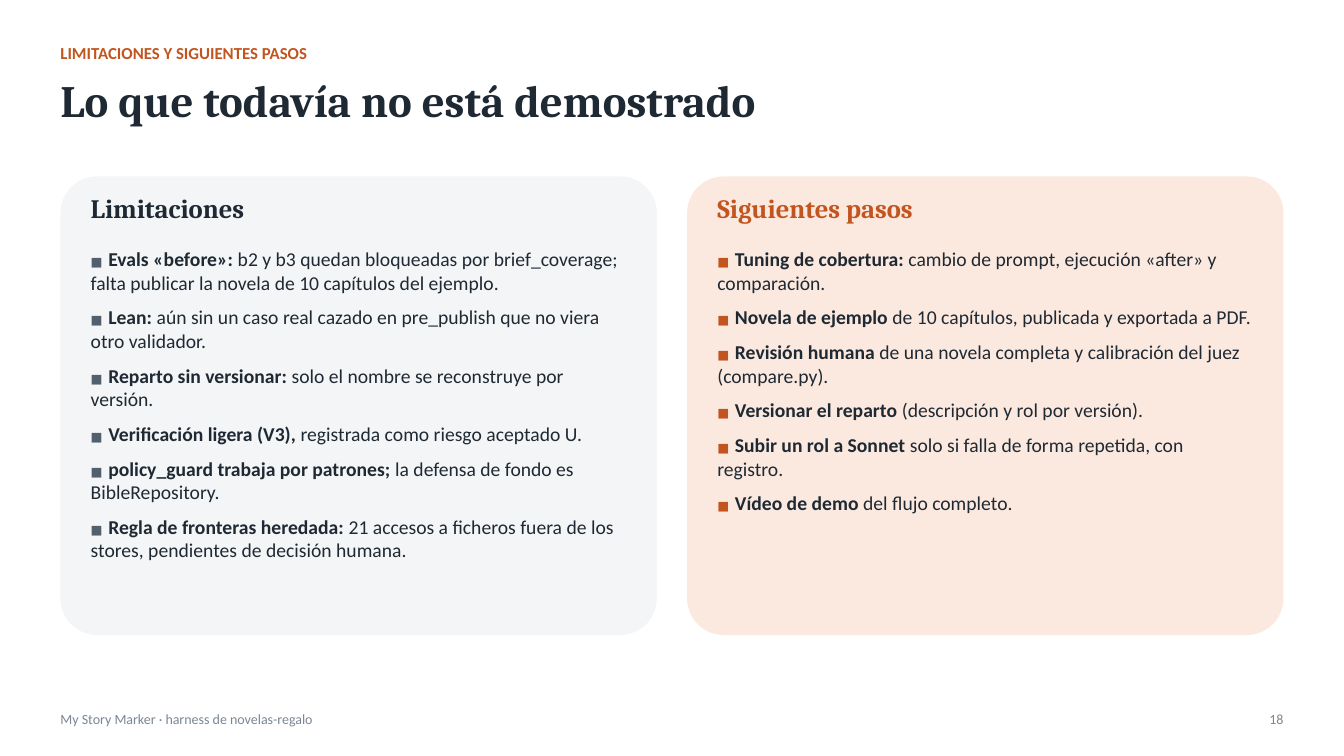
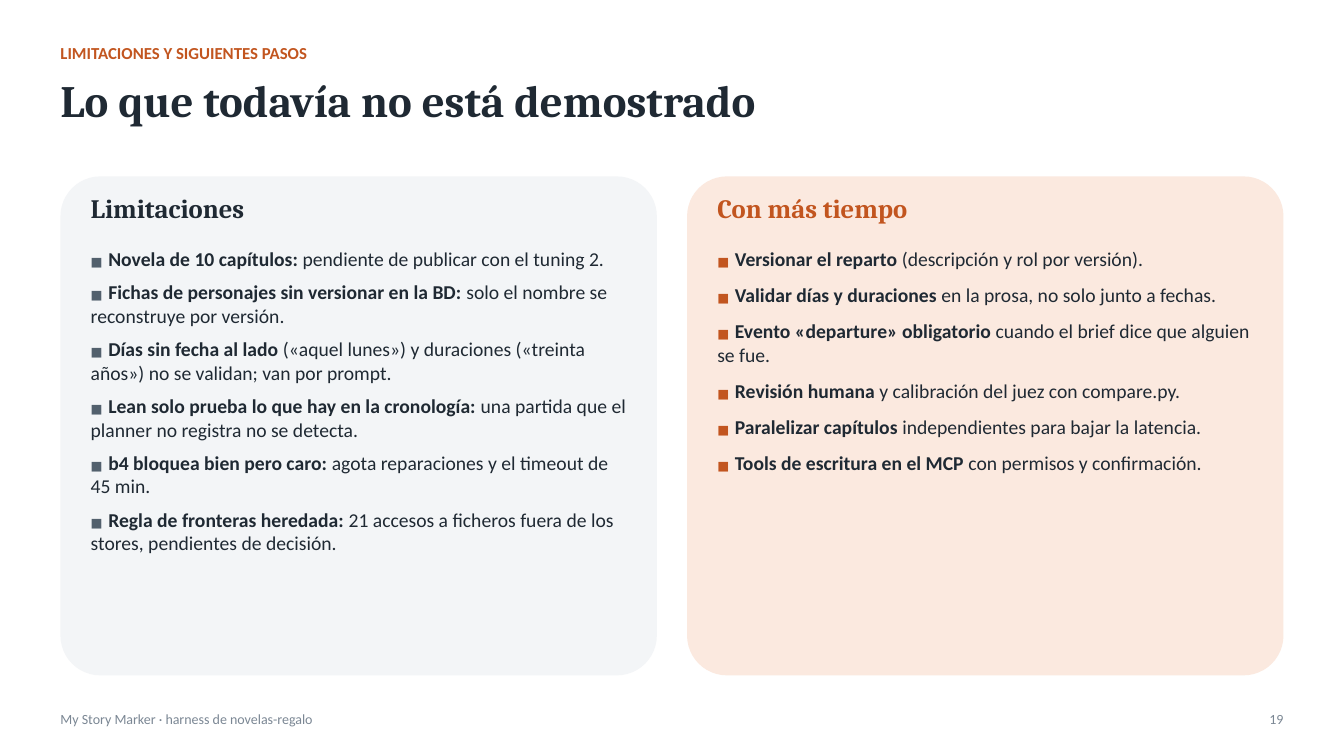
Before and after one commit to ignacio-hurtado-qaracter/My-Story-Marker, a slide deck: slide 19 of presentacion/presentacion.pptx (slide 18 before the commit). Drawn at 1344x756 pixels with LibreOffice and Linux fonts; fonts in the diff are those of the drawing. Boxes give left, top, right and bottom in pixels: in the first picture for what was removed or moved away, otherwise in the second. Text is boxed around its words. In the diff, an @@ line names an element or a change of style, - is before the commit and + after.

```diff
--- a/presentacion/presentacion.pptx
+++ b/presentacion/presentacion.pptx
@@ rounded rectangle resized from (x1=60, y1=176, x2=657, y2=635) to (x1=60, y1=176, x2=657, y2=676) @@
@@ rounded rectangle resized from (x1=688, y1=176, x2=1285, y2=635) to (x1=688, y1=176, x2=1285, y2=676) @@
@@ text at (x1=717, y1=199, x2=907, y2=224): text changed @@
-Siguientes pasos
+Con más tiempo
@@ text at (x1=91, y1=252, x2=626, y2=553): text changed @@
-■ Evals «before»: b2 y b3 quedan bloqueadas por brief_coverage; falta publicar la novela de 10 capítulos del ejemplo.
-■ Lean: aún sin un caso real cazado en pre_publish que no viera otro validador.
-■ Reparto sin versionar: solo el nombre se reconstruye por versión.
-■ Verificación ligera (V3), registrada como riesgo aceptado U.
-■ policy_guard trabaja por patrones; la defensa de fondo es BibleRepository.
-■ Regla de fronteras heredada: 21 accesos a ficheros fuera de los stores, pendientes de decisión humana.
+■ Novela de 10 capítulos: pendiente de publicar con el tuning 2.
+■ Fichas de personajes sin versionar en la BD: solo el nombre se reconstruye por versión.
+■ Días sin fecha al lado («aquel lunes») y duraciones («treinta años») no se validan; van por prompt.
+■ Lean solo prueba lo que hay en la cronología: una partida que el planner no registra no se detecta.
+■ b4 bloquea bien pero caro: agota reparaciones y el timeout de 45 min.
+■ Regla de fronteras heredada: 21 accesos a ficheros fuera de los stores, pendientes de decisión.
@@ text at (x1=717, y1=252, x2=1250, y2=386): paragraphs removed @@
-■ Tuning de cobertura: cambio de prompt, ejecución «after» y comparación.
-■ Novela de ejemplo de 10 capítulos, publicada y exportada a PDF.
-■ Revisión humana de una novela completa y calibración del juez (compare.py).
@@ text at (x1=735, y1=252, x2=1143, y2=269): more space between paragraphs @@
@@ text at (x1=717, y1=288, x2=1249, y2=473): text changed @@
-■ Subir un rol a Sonnet solo si falla de forma repetida, con registro.
-■ Vídeo de demo del flujo completo.
+■ Validar días y duraciones en la prosa, no solo junto a fechas.
+■ Evento «departure» obligatorio cuando el brief dice que alguien se fue.
+■ Revisión humana y calibración del juez con compare.py.
+■ Paralelizar capítulos independientes para bajar la latencia.
+■ Tools de escritura en el MCP con permisos y confirmación.
@@ text at (x1=1269, y1=715, x2=1283, y2=724): text changed @@
-18
+19
```
Also in this commit, not shown: 13 other slides changed, 5 slides added, 4 slides removed, 23 other files.
